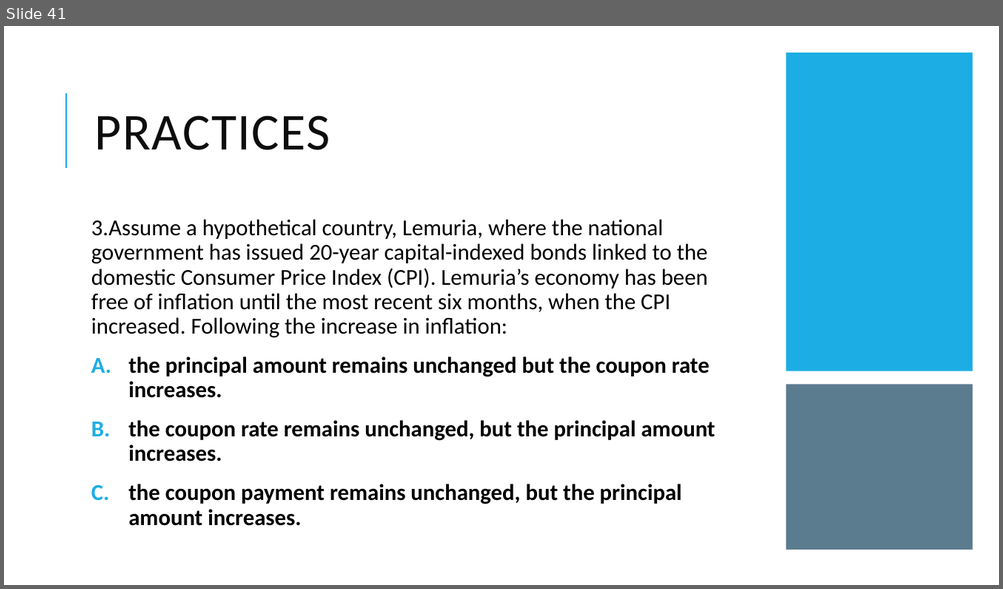
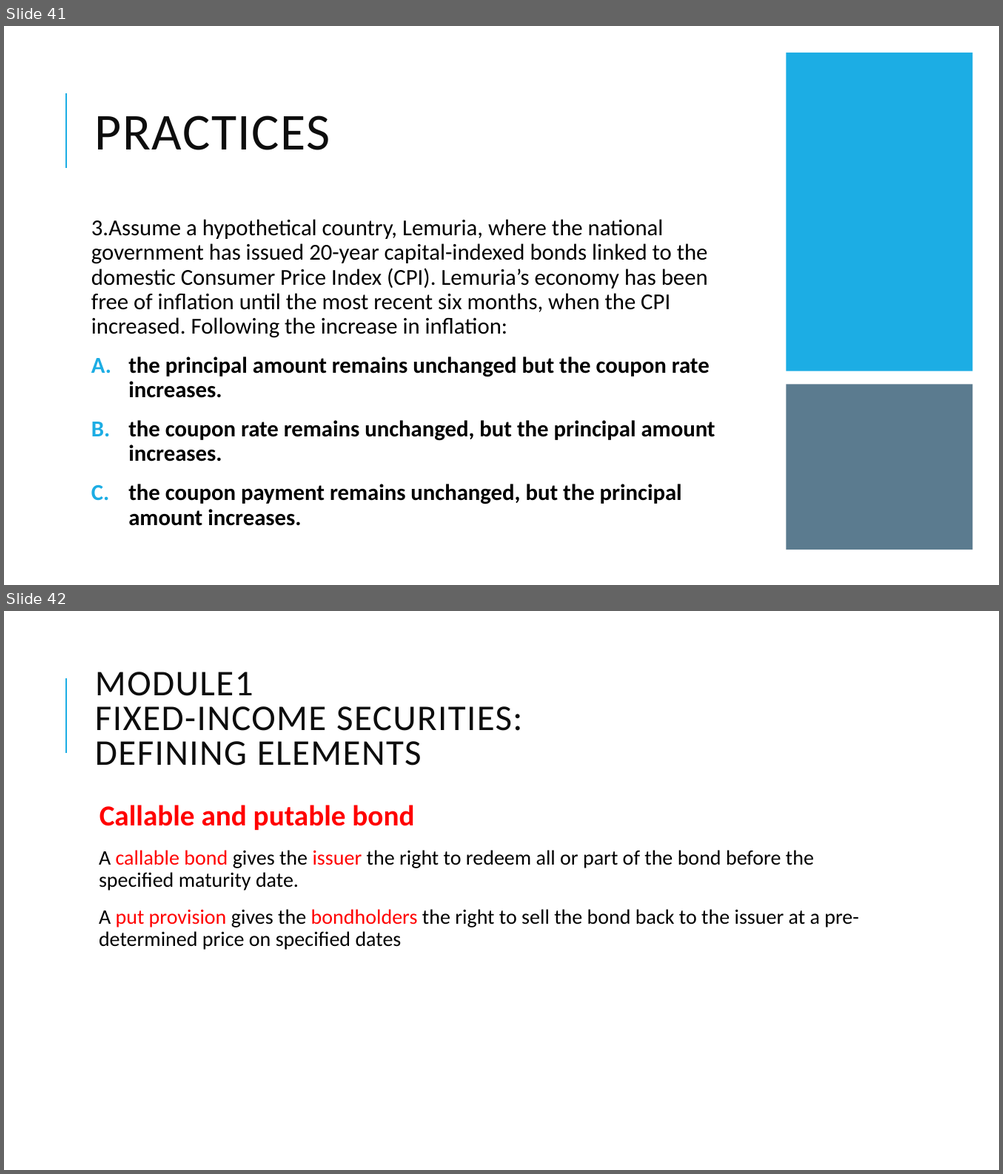
Before and after one commit to Isco0530/data, a slide deck: Fixed Income.pptx. Shown one above the other, each under a label of ours: slide 41 before the commit, slides 41 and 42 after it. The pictures are 1003x589 and 1003x1174 pixels, drawn with LibreOffice and Linux fonts; fonts in the diff are those of the drawing. Boxes give left, top, right and bottom in pixels: in the first picture for what was removed or moved away, otherwise in the second. Text is boxed around its words. In the diff, an @@ line names an element or a change of style, - is before the commit and + after.

```diff
--- a/Fixed Income.pptx
+++ b/Fixed Income.pptx
@@ slide 42 added at [4,611,999,1170], background #FFFFFF; not listed: 1 template element that a slide beside it also shows @@
@@ title added at [95,672,522,766], 35 pt, text #0D0D0D @@
+MODULE1
+FIXED-INCOME SECURITIES:
+DEFINING ELEMENTS
@@ text added at [99,805,859,950], 20 pt, text #000000 @@
+  Callable and putable bond
+  A callable bond gives the issuer the right to redeem all or part of the bond before the specified maturity date.
+  A put provision gives the bondholders the right to sell the bond back to the issuer at a pre-determined price on specified dates
```
Also in this commit, not shown: 6 other slides added.
